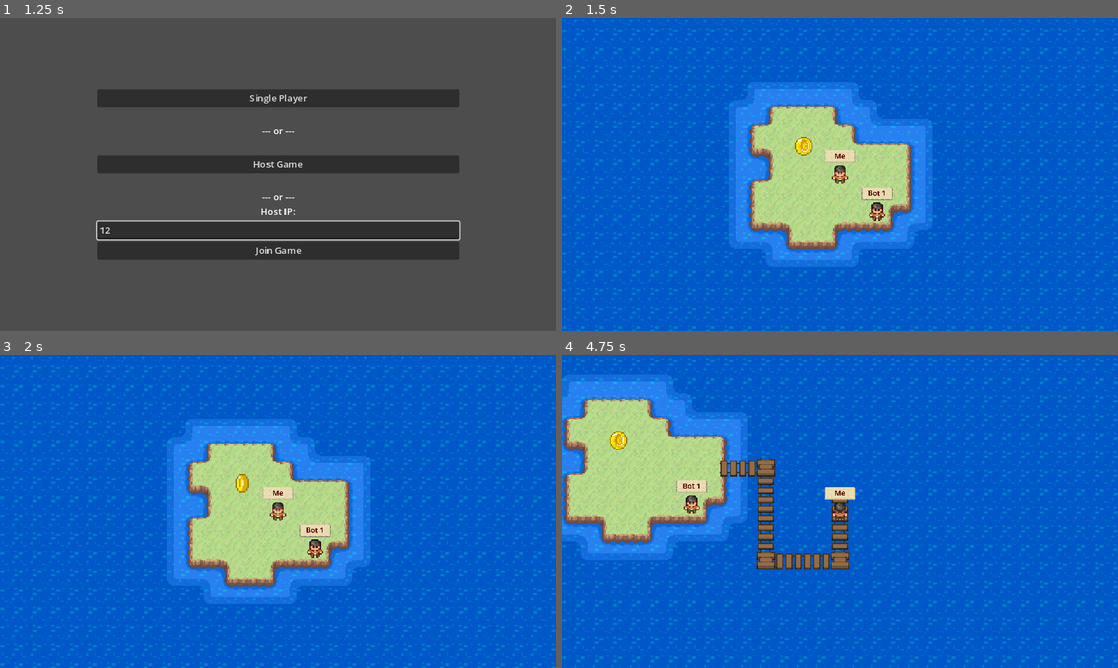
Above: before the commit, frames 1-4 (two rows, left to right).
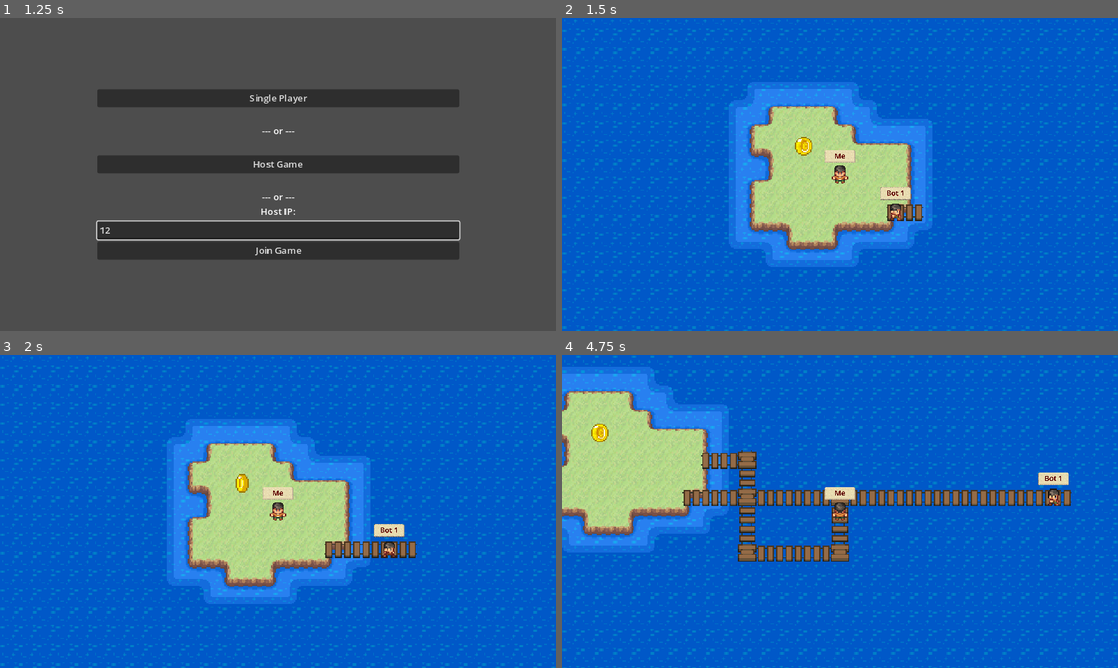
Above: after the commit, the same moments.

Repository: filippo-orru/island-tag-game
Game: Godot game, scene res://MainMenu.tscn
Same seed, same stepped clock (60 frames per second), same inputs: the game is played once before the commit and once after it.
Inputs (mouse positions are in pixels of both pictures, inside the frame that each line leads up to):
- Up to frame 1 (1.25 s): click (278, 230) at 0.52 s; type "12" at 0.6 s
- Up to frame 2 (1.5 s): click "Single Player" at 1.25 s
- Up to frame 3 (2 s): no input
- Up to frame 4 (4.75 s): hold Right (ui_right) 2.03-2.78 s; hold Down (ui_down) 2.78-3.53 s; hold Right (ui_right) 3.53-4.28 s; hold Up (ui_up) from 4.28 s (still down)

Frame 1 is identical in both runs. In frame 2, 0.7% of the frame differs, in the area x 53-65%, y 54-65%; in frame 3, 1.3%; in frame 4, 17%, in the area x 0-100%, y 0-100%.

Commit message:
Add basic runner bot

Diff:
--- a/MainMenu.gd
+++ b/MainMenu.gd
@@ -82,6 +82,7 @@
 	var player1 = player.instantiate()
 	player1.position = Vector2(0, 0)
 	player1.playerName = "Me"
+	player1.hunter = true
 	player1.controller = PlayerKeyboardControllStrategy.new()
 	world.spawn_player(player1)
 
@@ -89,8 +90,9 @@
 	bot1.position = Vector2(32, 32)
 	bot1.playerName = "Bot 1"
 	bot1.get_node("Camera2D").set_enabled(false)
-	bot1.hunter = true
+	bot1.hunter = false
 	var botController: PlayerBotControllStrategy = PlayerBotControllStrategy.new()
 	botController.targetPlayer = player1
+	botController.player = bot1
 	bot1.controller = botController
 	world.spawn_player(bot1)
--- a/player/Player.gd
+++ b/player/Player.gd
@@ -86,8 +86,8 @@
 	if not hunter:
 		return
 
-	var taggedPlayer: Player = area.get_parent()
-	if taggedPlayer.name != "Player":
+	var taggedPlayer = area.get_parent()
+	if not taggedPlayer is Player:
 		return
 
 	# TODO implement tag strategies
--- a/player/PlayerBotControllStrategy.gd
+++ b/player/PlayerBotControllStrategy.gd
@@ -3,25 +3,29 @@
 
 var start_following = false
 var targetPlayer: Player
+var player: Player
 
 func get_target_vector(position: Vector2i) -> Vector2i:
-	var delta: Vector2i = (position / GameWorld.GRID_SIZE) - targetPlayer.fromPos
+	if not player.hunter:
+		return Vector2i.RIGHT
+	else:
+		var delta: Vector2i = (position / GameWorld.GRID_SIZE) - targetPlayer.fromPos
 
-	# Give the player some head start
-	if not start_following:
-		if delta.length() > 10:
-			start_following = true
-		return Vector2i.ZERO
+		# Give the player some head start
+		if not start_following:
+			if delta.length() > 10:
+				start_following = true
+			return Vector2i.ZERO
 
-	if delta == Vector2i.ZERO:
-		return delta
-	elif (delta.x > delta.y and delta.x != 0) or delta.y == 0:
-		if delta.x < 0:
-			return Vector2i.RIGHT
+		if delta == Vector2i.ZERO:
+			return delta
+		elif (delta.x > delta.y and delta.x != 0) or delta.y == 0:
+			if delta.x < 0:
+				return Vector2i.RIGHT
+			else:
+				return Vector2i.LEFT
 		else:
-			return Vector2i.LEFT
-	else:
-		if delta.y < 0:
-			return Vector2i.DOWN
-		else:
-			return Vector2i.UP
+			if delta.y < 0:
+				return Vector2i.DOWN
+			else:
+				return Vector2i.UP
